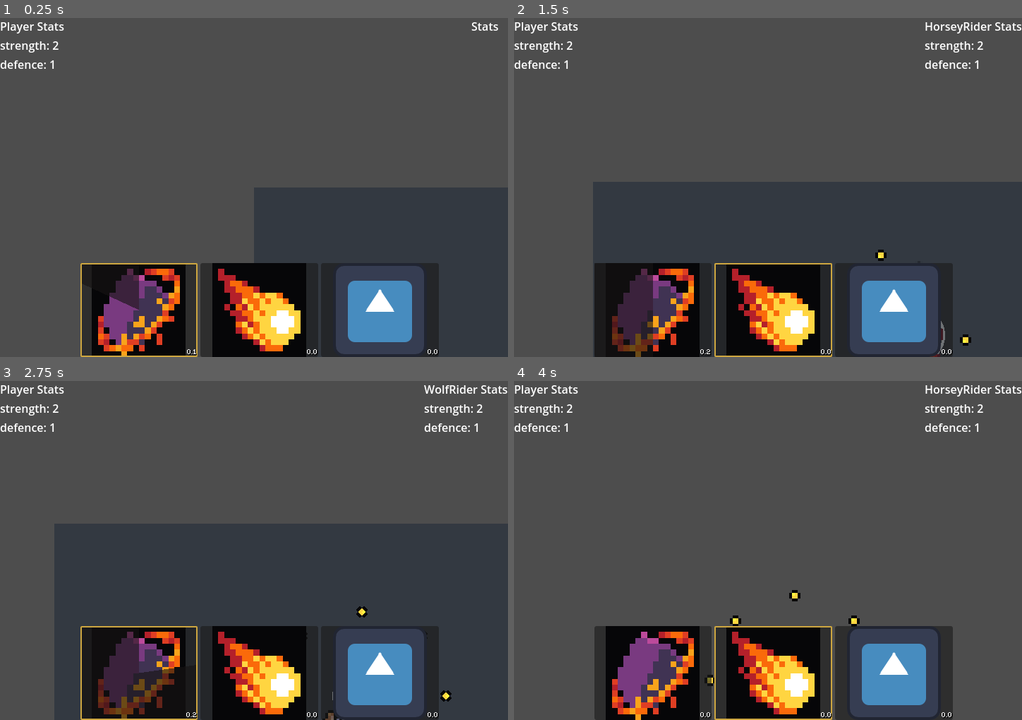
Above: before the commit, frames 1-4 (two rows, left to right).
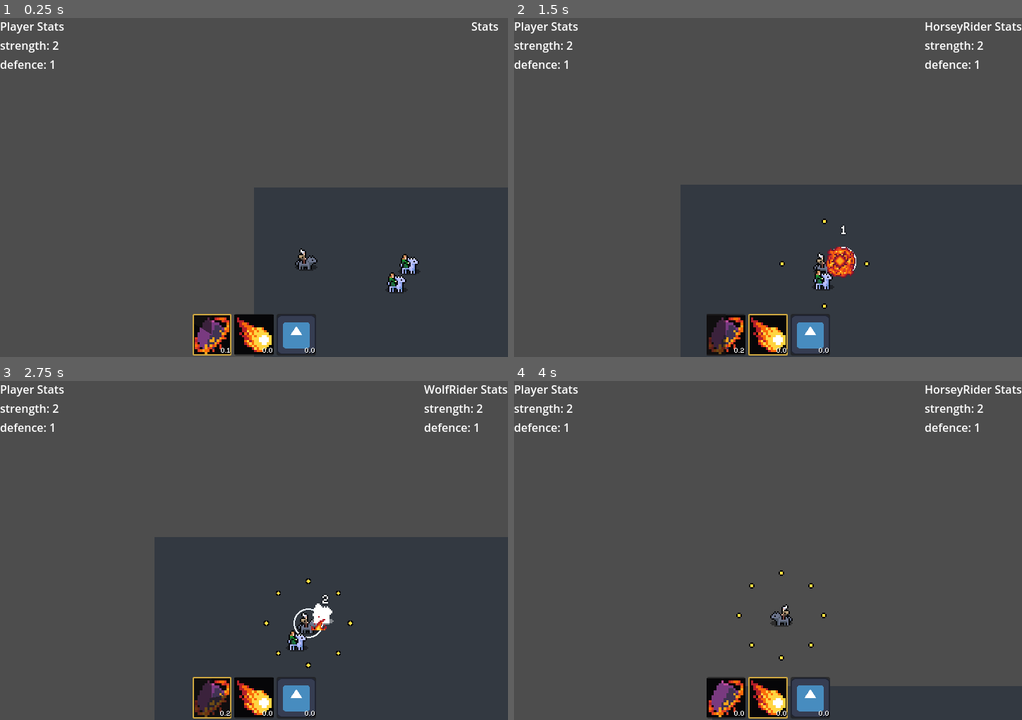
Above: after the commit, the same moments.

Repository: Snayff/not_quite_paradise4
Game: Godot game, scene res://world.tscn
The game is run twice, just before and just after one commit, with the same random seed, the same clock (stepped at 60 frames per second) and the same inputs. The engine's default icon, where the game draws it, is replaced by a stand-in: a white triangle on a blue panel in a dark square.
Inputs:
- Up to frame 1 (0.25 s): no input
- Up to frame 2 (1.5 s): hold D (move_right) 0.53-1.28 s; tap Tab (next_active) at 0.6 s; hold S (move_down) from 1.28 s (still down); tap Space (use_active) at 1.35 s
- Up to frame 3 (2.75 s): release S (move_down) at 2.03 s; hold D (move_right) from 2.03 s (still down); tap Tab (next_active) at 2.1 s
- Up to frame 4 (4 s): release D (move_right) at 2.78 s; hold W (move_up) 2.78-3.53 s; tap Space (use_active) at 2.85 s; hold A (move_left) from 3.53 s (still down); tap Tab (next_active) at 3.6 s

The runs differ from the first frame. In frame 1, 15% of the frame differs, in the area x 15-87%, y 67-100%; in frame 2, 19%; in frame 3, 24%, in the area x 10-100%, y 42-100%; in frame 4, 18%.

Commit message:
amended timing of aoe`s signalling out

Diff:
--- a/scenes/abcs/area_of_effect.gd
+++ b/scenes/abcs/area_of_effect.gd
@@ -69,11 +69,12 @@
 		# scale the aoe scene, which will then affect all children, inc. the collision shape
 		scale = Vector2(ratio, ratio)
 
-## enable hitbox if current frame is the application frame, otherwise disable
+## enable hitbox if current frame is the application frame, otherwise disable. When disabling we signal out hit_valid_targets to inform of hit targets
 func _check_frame_and_conditionally_enable() -> void:
 	if frame == _application_frame:
 		_set_hitbox_disabled_status(false)
 	else:
+		hit_valid_targets.emit(_bodies_hit)
 		_set_hitbox_disabled_status(true)
 
 
@@ -91,9 +92,8 @@
 			return
 		_bodies_hit.append(hurtbox.root)
 
-## signal out hit_valid_targets and queue_free
+## queue_free
 func _cleanup() -> void:
-	hit_valid_targets.emit(_bodies_hit)
 	queue_free()
 
 #endregion
--- a/world.tscn
+++ b/world.tscn
@@ -74,9 +74,10 @@
 [node name="UI" type="CanvasLayer" parent="WolfRider"]
 
 [node name="ActionBar" parent="WolfRider/UI" node_paths=PackedStringArray("_root") instance=ExtResource("4_gaq2h")]
-offset_left = -246.0
-offset_top = -133.0
-offset_right = 262.0
+offset_left = -87.0
+offset_top = -61.0
+offset_right = 88.0
+offset_bottom = -2.0
 size_flags_horizontal = 3
 size_flags_vertical = 3
 _root = NodePath("../..")
@@ -95,7 +96,7 @@
 
 [node name="Camera2D" type="Camera2D" parent="WolfRider"]
 position = Vector2(-37, -51)
-zoom = Vector2(4, 4)
+zoom = Vector2(2, 2)
 position_smoothing_enabled = true
 
 [node name="HorseyRider" parent="." instance=ExtResource("6_d7rtk")]
